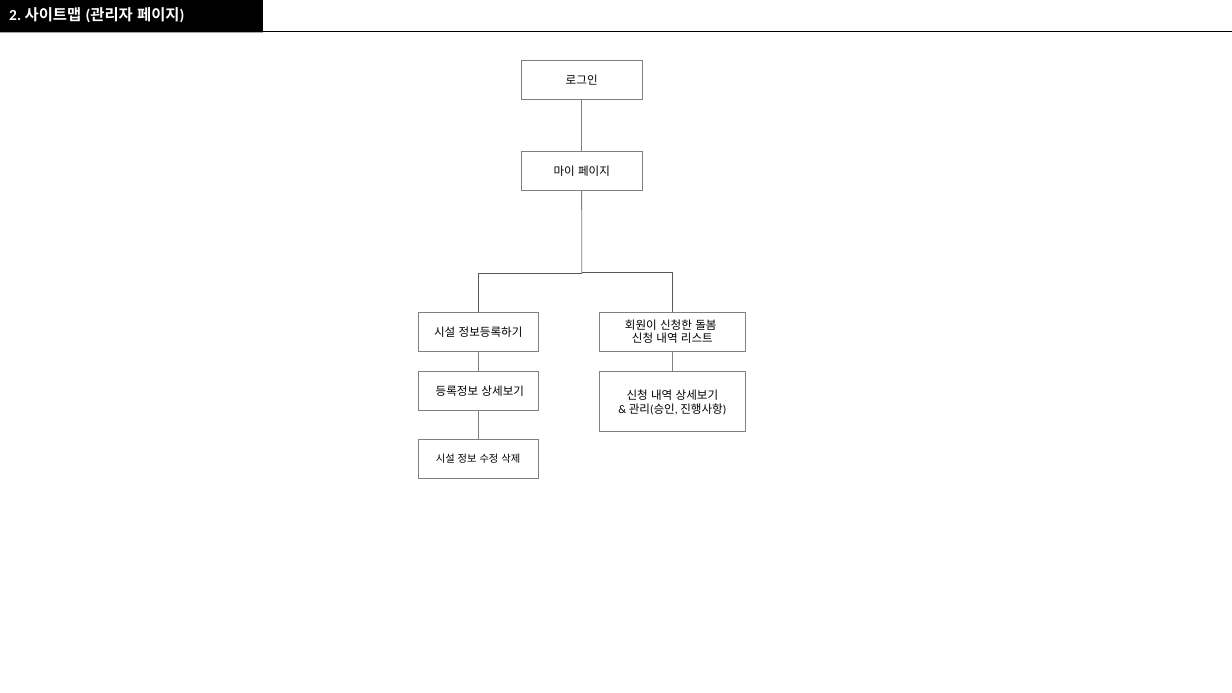
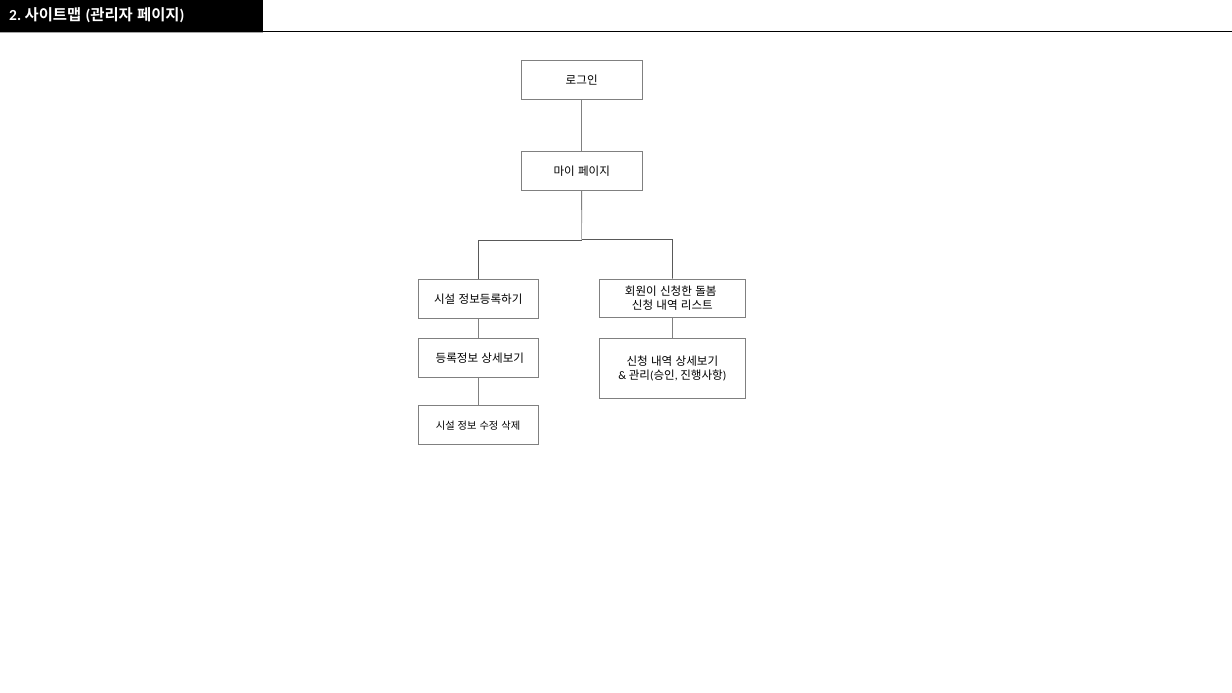
Before and after one commit to RealWarm/Common_Document, a slide deck: slide 5 of 온종일_돌봄/정훈_온종일_스토리보드_원본.pptx. Drawn at 1232x693 pixels with LibreOffice and Linux fonts; fonts in the diff are those of the drawing. Boxes give left, top, right and bottom in pixels: in the first picture for what was removed or moved away, otherwise in the second. Text is boxed around its words. In the diff, an @@ line names an element or a change of style, - is before the commit and + after.

```diff
--- a/온종일_돌봄/정훈_온종일_스토리보드_원본.pptx
+++ b/온종일_돌봄/정훈_온종일_스토리보드_원본.pptx
@@ line moved from (582, 182) - (582, 273) to (582, 182) - (582, 239) @@
@@ 5 rectangles, 3 lines, 2 elbow lines moved together from (x1=418, y1=272, x2=746, y2=478) to (x1=418, y1=239, x2=746, y2=445) @@
```
Also in this commit, not shown: 3 other slides changed, 1 slide added, 1 slide removed, 11 other files.
